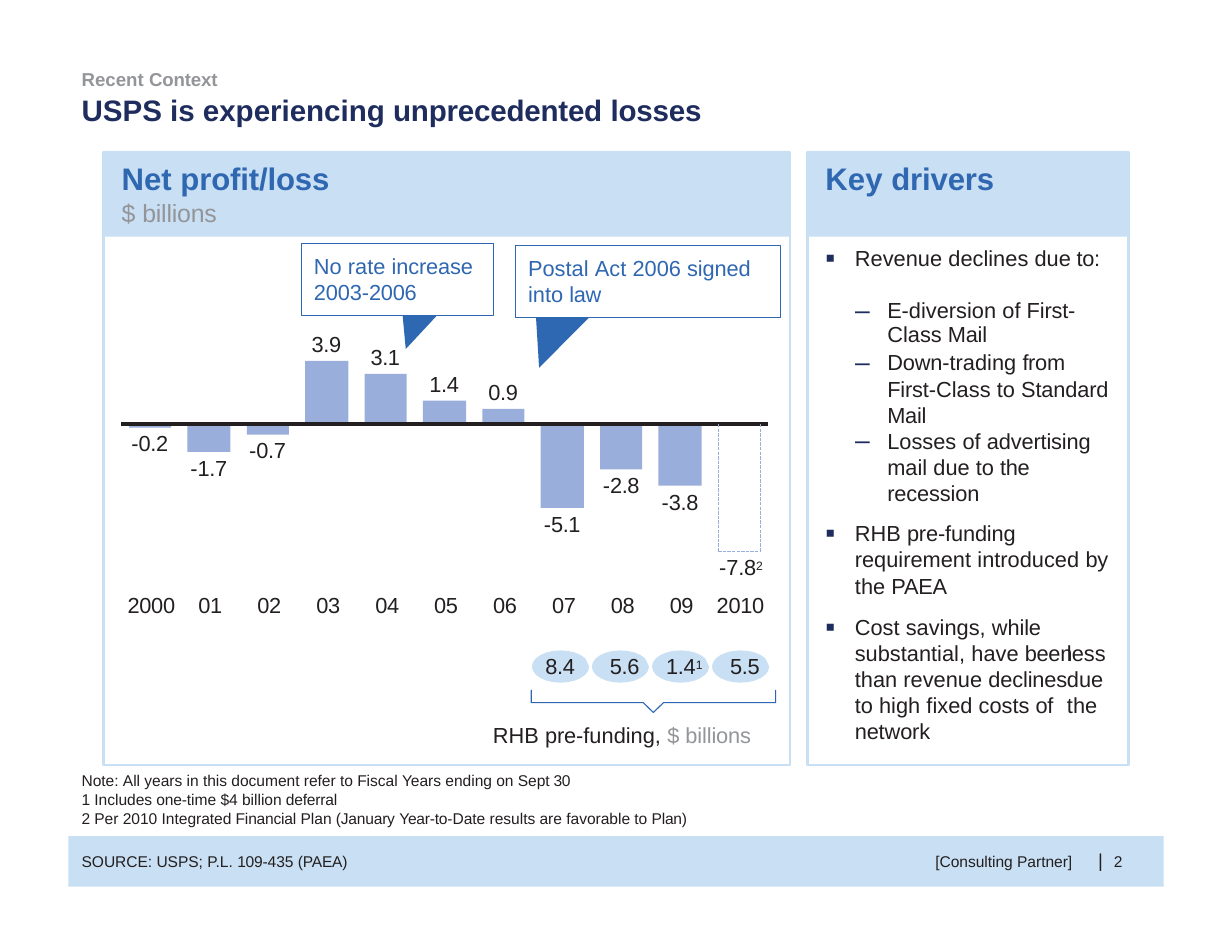
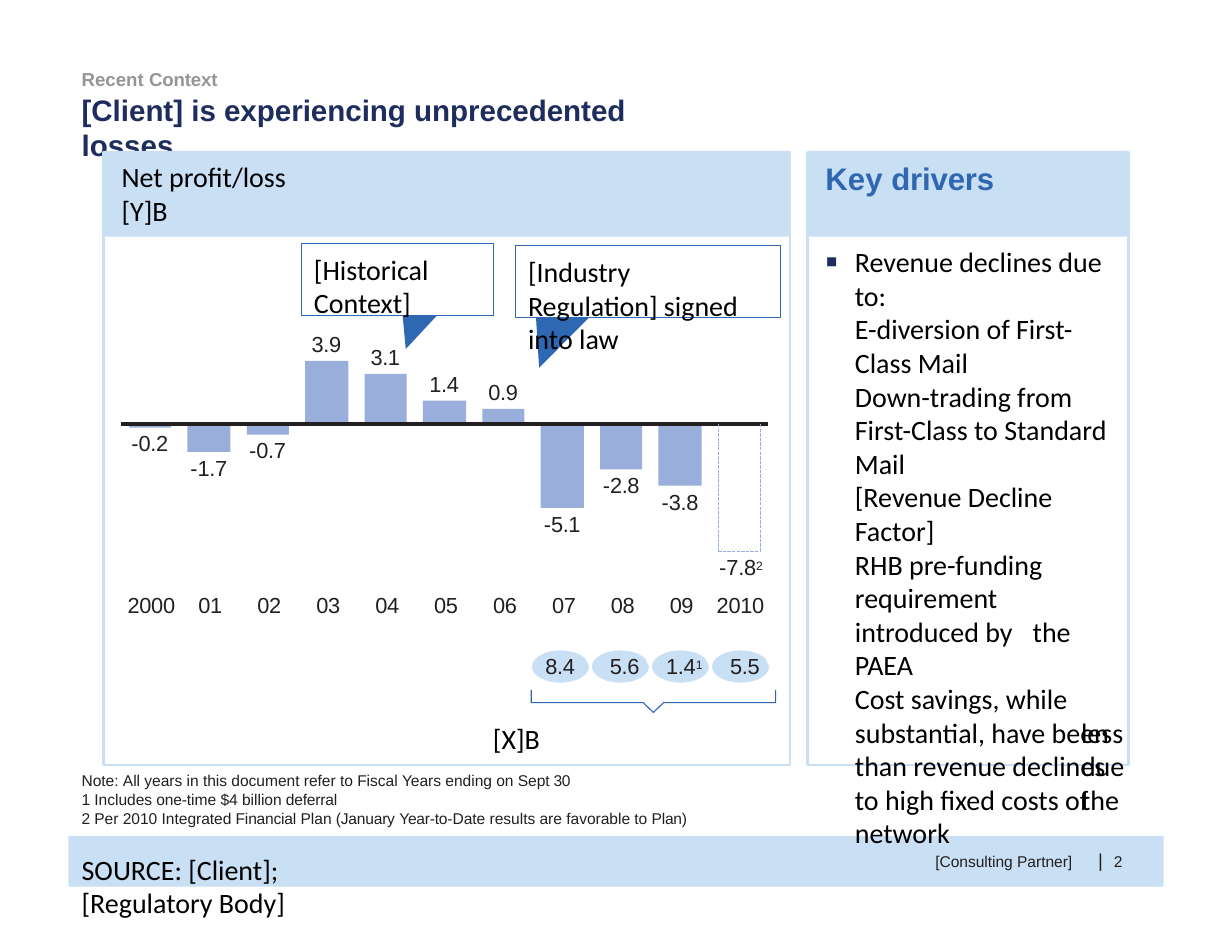
Before and after one commit to huytrnq/pptxsanitizer, a slide deck: slide 3 of data/Take-home_sanitized.pptx (slide 2 before the commit). Drawn at 1232x952 pixels with LibreOffice and Linux fonts; fonts in the diff are those of the drawing. Boxes give left, top, right and bottom in pixels: in the first picture for what was removed or moved away, otherwise in the second. Text is boxed around its words. In the diff, an @@ line names an element or a change of style, - is before the commit and + after.

```diff
--- a/data/Take-home_sanitized.pptx
+++ b/data/Take-home_sanitized.pptx
@@ title at (x1=82, y1=99, x2=625, y2=162): text changed @@
-USPS is experiencing unprecedented losses
+[Client] is experiencing unprecedented losses
@@ text in rectangle at (x1=122, y1=167, x2=286, y2=225): text changed; size 20 to 18 pt; font Arial to Calibri; text colour #2F67B1 to #000000; bold off @@
-Net profit/loss
-$ billions
+Net profit/loss
+[Y]B
@@ text in rectangle at (x1=314, y1=259, x2=429, y2=320): text changed; size 14 to 18 pt; font Arial to Calibri; text colour #2F67B1 to #000000 @@
-No rate increase 2003-2006
+[Historical Context]
@@ text in rectangle at (x1=528, y1=261, x2=738, y2=356): text changed; size 14 to 18 pt; font Arial to Calibri; text colour #2F67B1 to #000000 @@
-Postal Act 2006 signed into law
+[Industry Regulation] signed into law
@@ text at (x1=855, y1=252, x2=1124, y2=844): text changed; size 14 to 18 pt; font Arial to Calibri; text colour #231F20 to #000000 @@
-▪ Revenue declines due to:
-  – E-diversion of First-
-Class Mail
-  – Down-trading from
-First-Class to Standard Mail
-  – Losses of advertising mail due to the recession
-▪ RHB pre-funding requirement introduced by the PAEA
-▪ Cost savings, while substantial, have been less than revenue declines due to high fixed costs of the network
+▪ Revenue declines due to:
+  E-diversion of First-
+  Class Mail
+  Down-trading from
+  First-Class to Standard Mail
+  [Revenue Decline Factor]
+  RHB pre-funding requirement introduced by the PAEA
+  Cost savings, while substantial, have been less than revenue declines due to high fixed costs of the network
@@ text at (x1=493, y1=728, x2=540, y2=753): text changed; size 14 to 18 pt; font Arial to Calibri; text colour #231F20 to #000000 @@
-RHB pre-funding, $ billions
+[X]B
@@ text at (x1=82, y1=859, x2=285, y2=918): text changed; size 10 to 18 pt; font Arial to Calibri; text colour #231F20 to #000000 @@
-SOURCE: USPS; P.L. 109-435 (PAEA)
+SOURCE: [Client]; [Regulatory Body]
```
Also in this commit, not shown: 2 slides added, 11 other files.
